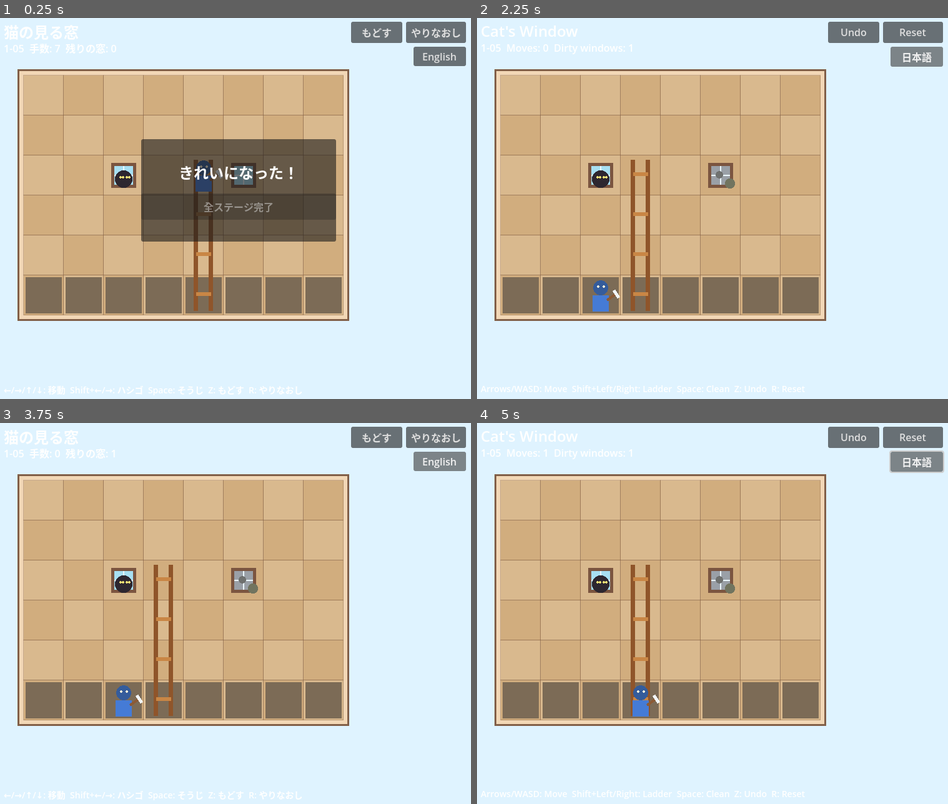
Above: before the commit, frames 1-4 (two rows, left to right).
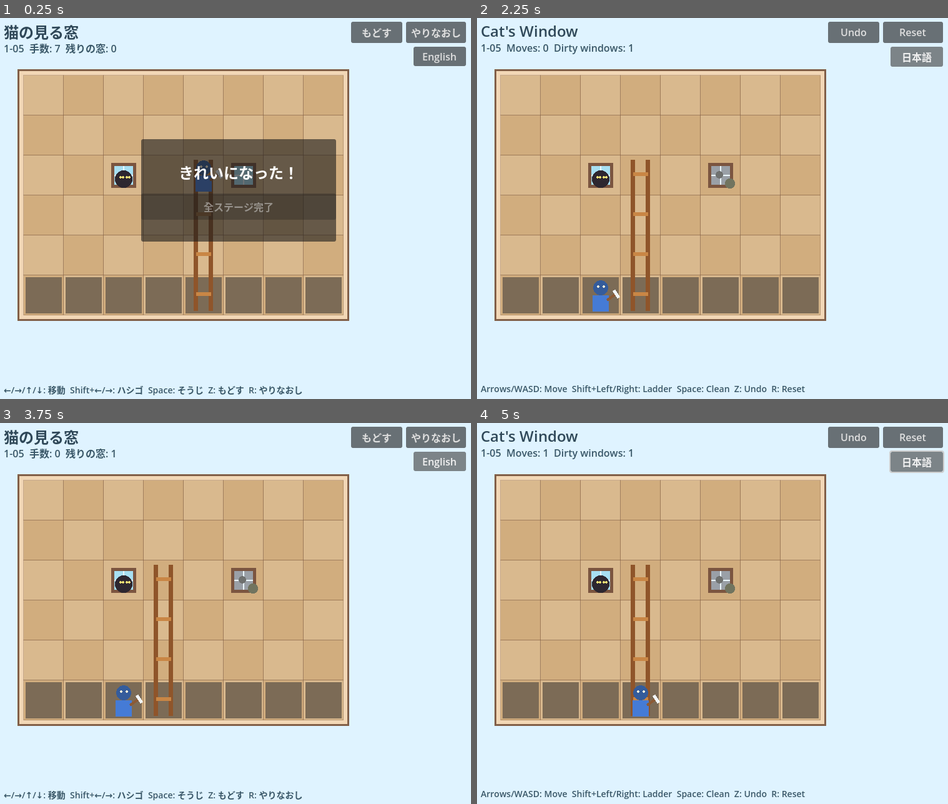
Above: after the commit, the same moments.

Repository: madowaku/window-ladder
Game: Godot game, scene res://scenes/RulesSmokeTest.tscn
The game is run twice, just before and just after one commit, with the same random seed, the same clock (stepped at 60 frames per second) and the same inputs. This scene is started directly instead of the project's main scene.
Inputs:
- Up to frame 1 (0.25 s): no input
- Up to frame 2 (2.25 s): click "もどす" at 0.5 s; click "やりなおし" at 1.25 s; click "English" at 2 s
- Up to frame 3 (3.75 s): click "Undo" at 2.75 s; click "日本語" at 3.5 s
- Up to frame 4 (5 s): tap Enter at 4.25, 4.35 s; hold Right from 4.28 s (still down); tap Space at 4.52 s

The runs differ from the first frame. In frame 1, 1.1% of the frame differs, in the area x 0-65%, y 1-100%; in frame 2, 1.1%, in the area x 0-70%, y 1-99%; in frame 3, 1.1%; in frame 4, 1.1%.

Commit message:
Mark v0.1.0 complete

Diff:
--- a/godot/scripts/gameplay/GameController.gd
+++ b/godot/scripts/gameplay/GameController.gd
@@ -197,16 +197,19 @@
 	title_label = Label.new()
 	title_label.position = Vector2(24, 16)
 	title_label.add_theme_font_size_override("font_size", 24)
+	title_label.add_theme_color_override("font_color", Color("#2f4858"))
 	hud_root.add_child(title_label)
 
 	status_label = Label.new()
 	status_label.position = Vector2(24, 48)
 	status_label.add_theme_font_size_override("font_size", 16)
+	status_label.add_theme_color_override("font_color", Color("#395767"))
 	hud_root.add_child(status_label)
 
 	hint_label = Label.new()
 	hint_label.position = Vector2(24, 596)
 	hint_label.add_theme_font_size_override("font_size", 14)
+	hint_label.add_theme_color_override("font_color", Color("#395767"))
 	hud_root.add_child(hint_label)
 
 	undo_button = _make_button(Vector2(580, 18), Vector2(82, 34), _on_undo_button_pressed)
--- a/godot/scripts/tests/RulesSmokeTest.gd
+++ b/godot/scripts/tests/RulesSmokeTest.gd
@@ -1,6 +1,7 @@
 extends Node
 
 const GameControllerScript = preload("res://scripts/gameplay/GameController.gd")
+const GridTypesRef = preload("res://scripts/core/GridTypes.gd")
 
 var failures: Array = []
 
@@ -17,6 +18,13 @@
 	controller.reset_stage()
 	_assert(controller.state.move_count == 0, "reset restores move count")
 	_assert(controller.state.player == Vector2i(2, 5), "reset restores player")
+
+	_test_invalid_player_movement(controller)
+	_test_clean_without_target(controller)
+	_test_ladder_bounds(controller)
+	_test_ladder_requires_support(controller)
+	_test_ladder_locked_while_player_on_it(controller)
+	_test_clear_locks_actions(controller)
 
 	_solve_stage_1_02(controller)
 	_solve_stage_1_03(controller)
@@ -99,6 +107,85 @@
 	_assert(controller.state.is_cleared, "stage 1-05 clears")
 
 
+func _test_invalid_player_movement(controller) -> void:
+	controller.load_stage(0)
+	var start_player: Vector2i = controller.state.player
+	var start_moves: int = controller.state.move_count
+
+	_move(controller, Vector2i(0, -1))
+	_assert(controller.state.player == start_player, "player cannot move into air")
+	_assert(controller.state.move_count == start_moves, "air move does not increment moves")
+
+	controller.state.set_tile(Vector2i(1, 5), GridTypesRef.TileType.WALL)
+	_move(controller, Vector2i(-1, 0))
+	_assert(controller.state.player == start_player, "player cannot move into wall")
+	_assert(controller.state.move_count == start_moves, "wall move does not increment moves")
+
+	controller.state.set_tile(Vector2i(1, 5), GridTypesRef.TileType.GROUND)
+	controller.state.set_tile(Vector2i(1, 5), GridTypesRef.TileType.WINDOW_DIRTY)
+	_move(controller, Vector2i(-1, 0))
+	_assert(controller.state.player == start_player, "player cannot move into window")
+	_assert(controller.state.move_count == start_moves, "window move does not increment moves")
+
+
+func _test_clean_without_target(controller) -> void:
+	controller.load_stage(0)
+	var start_moves: int = controller.state.move_count
+	var dirty_count: int = controller.state.dirty_window_count()
+	controller.try_clean()
+	_assert(controller.state.move_count == start_moves, "clean without target does not increment moves")
+	_assert(controller.state.dirty_window_count() == dirty_count, "clean without target leaves windows dirty")
+
+
+func _test_ladder_bounds(controller) -> void:
+	controller.load_stage(0)
+	controller.state.ladders[0]["x"] = 0
+	controller.state.player = Vector2i(1, 5)
+	var start_x: int = int(controller.state.ladders[0].get("x", 0))
+	var start_moves: int = controller.state.move_count
+	controller.try_move_ladder(-1)
+	_assert(int(controller.state.ladders[0].get("x", 0)) == start_x, "ladder cannot move out of bounds")
+	_assert(controller.state.move_count == start_moves, "out of bounds ladder move does not increment moves")
+
+
+func _test_ladder_requires_support(controller) -> void:
+	controller.load_stage(0)
+	controller.state.set_tile(Vector2i(2, 5), GridTypesRef.TileType.EMPTY)
+	var start_x: int = int(controller.state.ladders[0].get("x", 0))
+	var start_moves: int = controller.state.move_count
+	controller.try_move_ladder(-1)
+	_assert(int(controller.state.ladders[0].get("x", 0)) == start_x, "ladder cannot move onto unsupported bottom")
+	_assert(controller.state.move_count == start_moves, "unsupported ladder move does not increment moves")
+
+
+func _test_ladder_locked_while_player_on_it(controller) -> void:
+	controller.load_stage(0)
+	controller.state.player = Vector2i(3, 5)
+	var start_x: int = int(controller.state.ladders[0].get("x", 0))
+	var start_moves: int = controller.state.move_count
+	controller.try_move_ladder(1)
+	_assert(int(controller.state.ladders[0].get("x", 0)) == start_x, "ladder cannot move while player is on it")
+	_assert(controller.state.move_count == start_moves, "ladder move while occupied does not increment moves")
+
+
+func _test_clear_locks_actions(controller) -> void:
+	controller.load_stage(0)
+	_solve_stage_1_01(controller)
+	var cleared_player: Vector2i = controller.state.player
+	var cleared_ladder_x: int = int(controller.state.ladders[0].get("x", 0))
+	var cleared_moves: int = controller.state.move_count
+	var cleared_dirty: int = controller.state.dirty_window_count()
+
+	_move(controller, Vector2i(0, 1))
+	controller.try_clean()
+	controller.try_move_ladder(1)
+
+	_assert(controller.state.player == cleared_player, "clear state blocks player movement")
+	_assert(int(controller.state.ladders[0].get("x", 0)) == cleared_ladder_x, "clear state blocks ladder movement")
+	_assert(controller.state.move_count == cleared_moves, "clear state actions do not increment moves")
+	_assert(controller.state.dirty_window_count() == cleared_dirty, "clear state cleaning leaves windows unchanged")
+
+
 func _move(controller, direction: Vector2i) -> void:
 	controller.try_move_player(direction)
 
Not shown, changed: README.md
Not shown, added: docs/PLAYTEST_NOTES.md
Not shown, added: docs/ROADMAP.md
